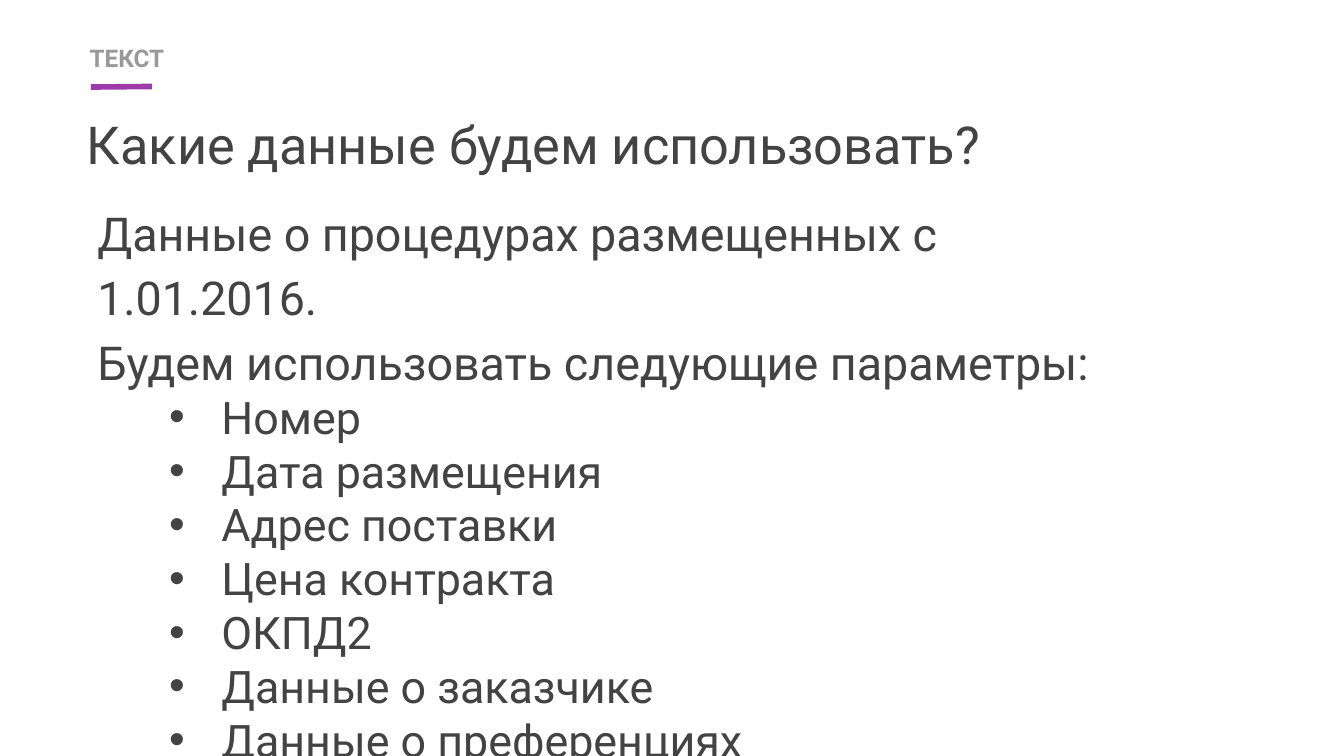
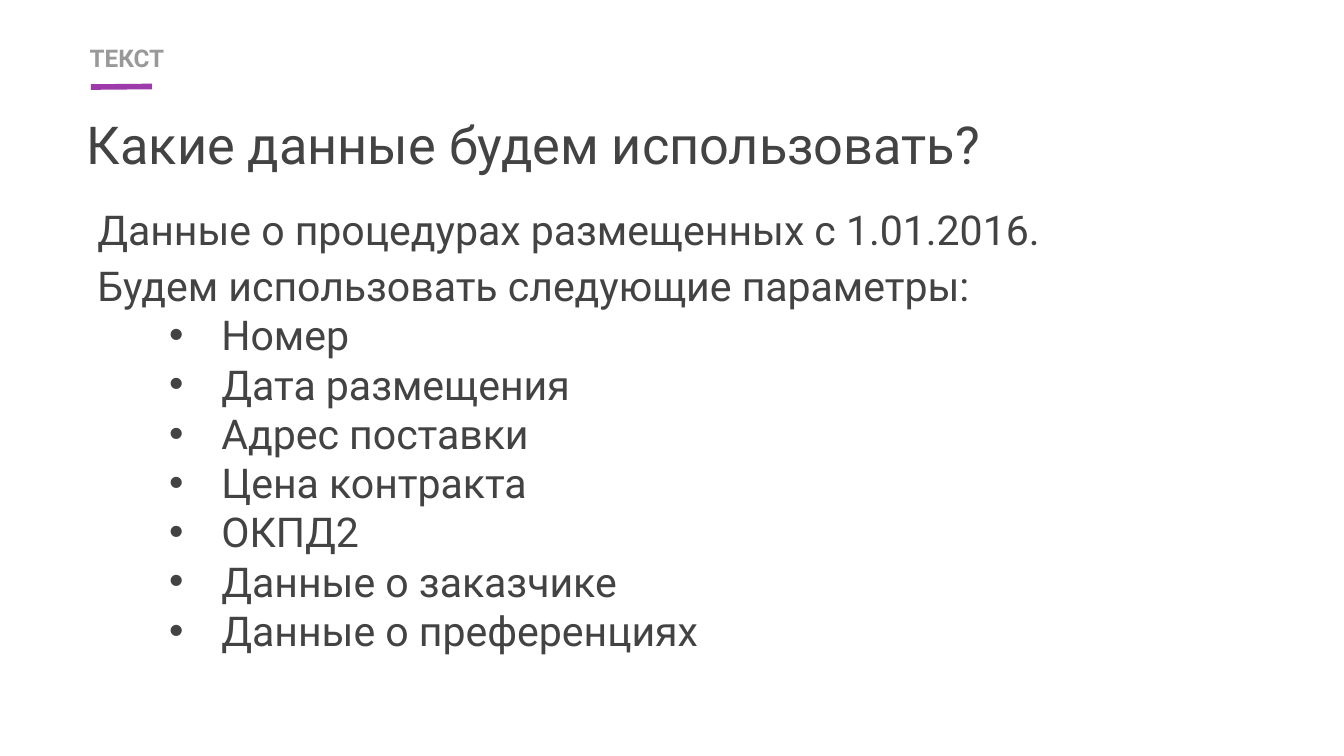
Before and after one commit to AlexSolodov/DS3-DZ, a slide deck: slide 10 of final/ПрезентацияСолодов.pptx. Drawn at 1344x756 pixels with LibreOffice and Linux fonts; fonts in the diff are those of the drawing. Boxes give left, top, right and bottom in pixels: in the first picture for what was removed or moved away, otherwise in the second. Text is boxed around its words. In the diff, an @@ line names an element or a change of style, - is before the commit and + after.

```diff
--- a/final/ПрезентацияСолодов.pptx
+++ b/final/ПрезентацияСолодов.pptx
@@ text "Данные о процедурах размещенных с ..." at (97,215,1040,655): size 25 to 22 pt in "Данные о процедурах размещенных с 1.01.2016.", "Будем использовать следующие параметры:"; size 24 to 22 pt in "Номер", "Дата размещения", "Адрес поставки", "Цена контракта" and 3 more places @@
```
Also in this commit, not shown: 5 other slides changed, 3 slides added.
